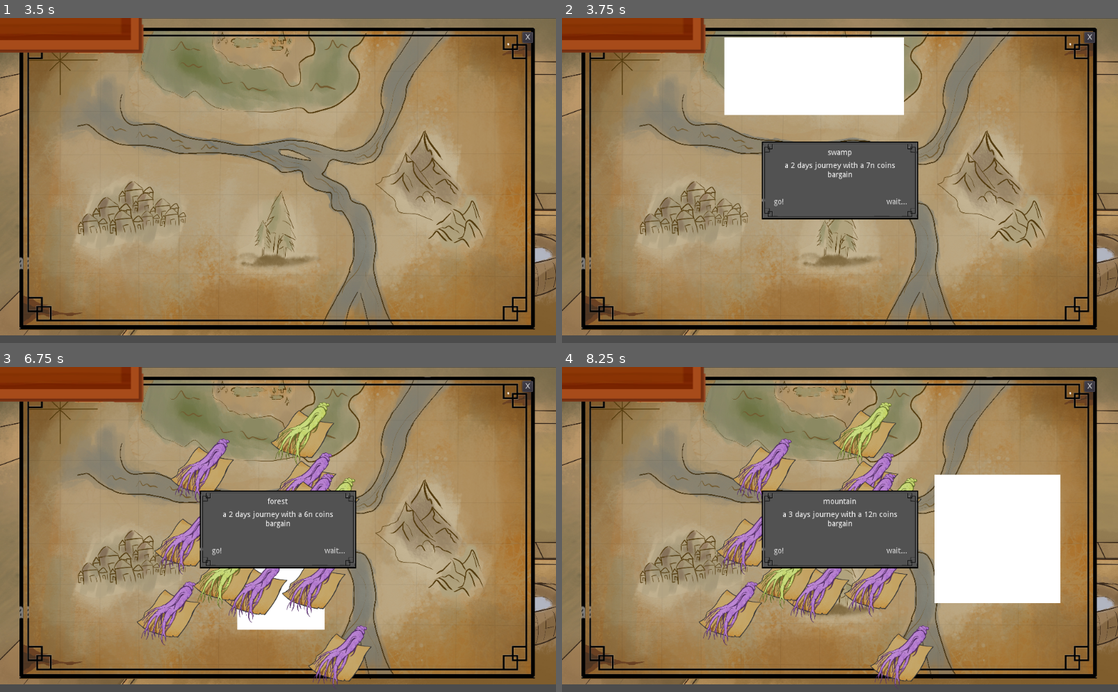
Above: before the commit, frames 1-4 (two rows, left to right).
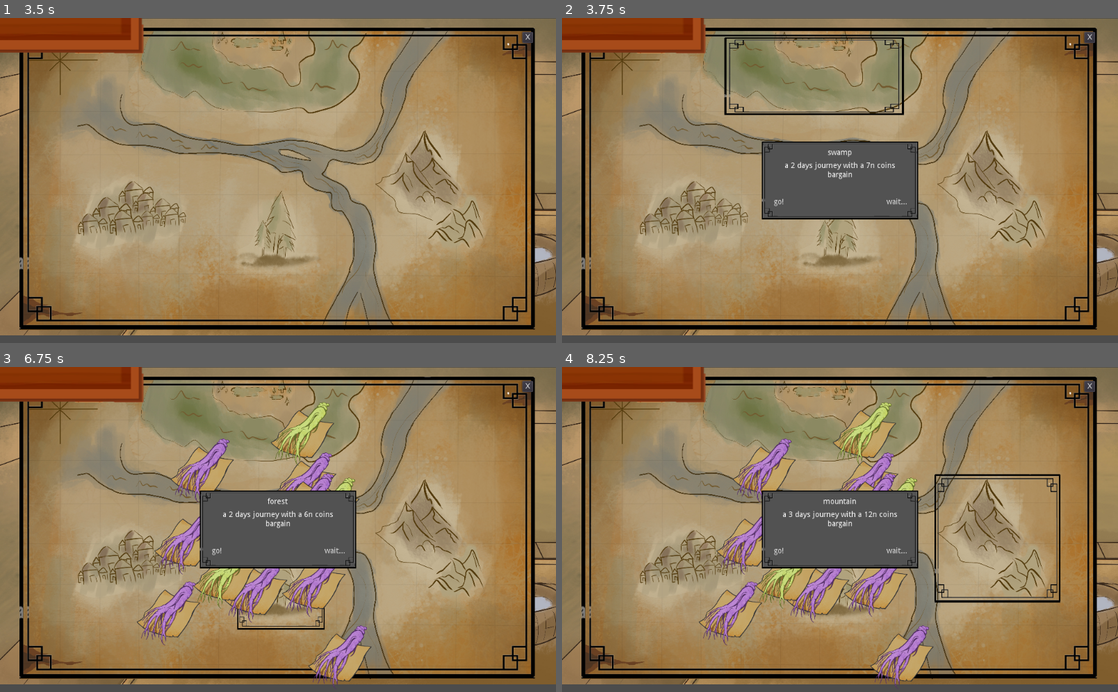
Above: after the commit, the same moments.

Repository: raimess11/GGJBandung23-Mandrake
Game: Godot game, scene res://ui/Menu.tscn
The game is run twice, just before and just after one commit, with the same random seed, the same clock (stepped at 60 frames per second) and the same inputs. The project has no main scene, so this scene is started directly. The engine's default icon, where the game draws it, is replaced by a stand-in: a white triangle on a blue panel in a dark square.
Inputs (mouse positions are in pixels of both pictures, inside the frame that each line leads up to):
- Up to frame 1 (3.5 s): click (278, 148) at 0.5 s; tap Enter at 1.25, 2.75 s; move the mouse to (66, 187) at 1.27 s; click (66, 187) at 1.35 s; tap Space at 1.52, 2, 2.27 s; move the mouse to (222, 154) at 2.02 s; click (222, 154) at 2.1 s; move the mouse to (472, 255) at 2.77 s; click (472, 255) at 2.85 s
- Up to frame 2 (3.75 s): click (812, 76) at 3.5 s
- Up to frame 3 (6.75 s): click "go!" at 4.25 s; click (289, 500) at 5 s; click "go!" at 5.75 s; click (283, 584) at 6.5 s
- Up to frame 4 (8.25 s): click "wait..." at 7.25 s; click (995, 539) at 8 s

Frame 1 is identical in both runs. In frame 2, 7.8% of the frame differs, in the area x 29-62%, y 5-30%; in frame 3, 1.3%; in frame 4, 9.0%, in the area x 67-90%, y 32-73%.

Commit message:
map keren

Diff:
--- a/Mandrake Store and Root Garden/GatheringSpot/GatheringMap.tscn
+++ b/Mandrake Store and Root Garden/GatheringSpot/GatheringMap.tscn
@@ -1,9 +1,8 @@
-[gd_scene load_steps=9 format=2]
+[gd_scene load_steps=8 format=2]
 
 [ext_resource path="res://GatheringSpot/reminderUI.gd" type="Script" id=1]
 [ext_resource path="res://ui/ruang utama/Map2.jpg" type="Texture" id=2]
 [ext_resource path="res://Commponent/Item/Root/RootOfPoison.tres" type="Resource" id=3]
-[ext_resource path="res://assets/white.png" type="Texture" id=4]
 [ext_resource path="res://ui/black-and-white-border-box-frame-M08B21-removebg-preview (1).png" type="Texture" id=5]
 [ext_resource path="res://Commponent/Item/Root/RootOfDestruction.tres" type="Resource" id=6]
 [ext_resource path="res://Commponent/Item/Root/RootOfHealing.tres" type="Resource" id=7]
@@ -25,8 +24,7 @@
 margin_top = 36.0
 margin_right = 630.0
 margin_bottom = 179.0
-texture_pressed = ExtResource( 4 )
-texture_hover = ExtResource( 4 )
+texture_hover = ExtResource( 5 )
 expand = true
 
 [node name="river" type="TextureButton" parent="."]
@@ -34,8 +32,7 @@
 margin_top = 199.0
 margin_right = 682.0
 margin_bottom = 294.0
-texture_pressed = ExtResource( 4 )
-texture_hover = ExtResource( 4 )
+texture_hover = ExtResource( 5 )
 expand = true
 
 [node name="forest" type="TextureButton" parent="."]
@@ -43,17 +40,15 @@
 margin_top = 318.0
 margin_right = 598.0
 margin_bottom = 485.0
-texture_pressed = ExtResource( 4 )
-texture_hover = ExtResource( 4 )
+texture_hover = ExtResource( 5 )
 expand = true
 
 [node name="mountain" type="TextureButton" parent="."]
 margin_left = 686.0
-margin_top = 199.0
+margin_top = 198.0
 margin_right = 918.0
-margin_bottom = 436.0
-texture_pressed = ExtResource( 4 )
-texture_hover = ExtResource( 4 )
+margin_bottom = 435.0
+texture_hover = ExtResource( 5 )
 expand = true
 
 [node name="NinePatchRect" type="NinePatchRect" parent="."]
@@ -148,6 +143,10 @@
 text = "wait..."
 flat = true
 
+[node name="Label" type="Label" parent="."]
+margin_right = 40.0
+margin_bottom = 14.0
+
 [connection signal="pressed" from="swamp" to="." method="_on_swamp_pressed"]
 [connection signal="pressed" from="river" to="." method="_on_river_pressed"]
 [connection signal="pressed" from="forest" to="." method="_on_forest_pressed"]
